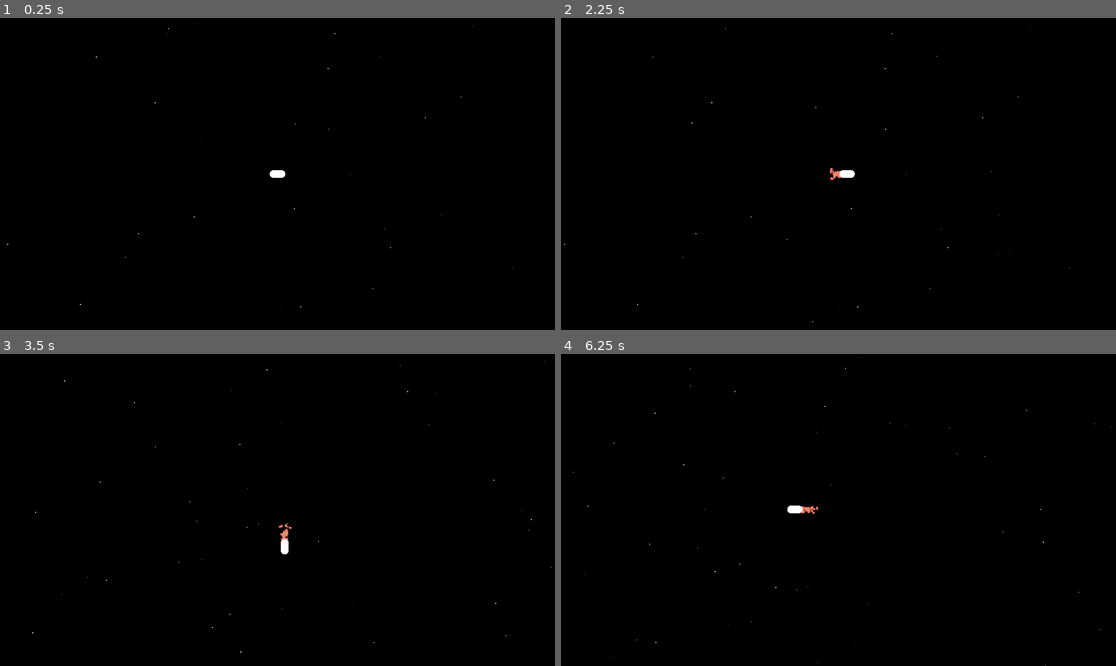
Above: before the commit, frames 1-4 (two rows, left to right).
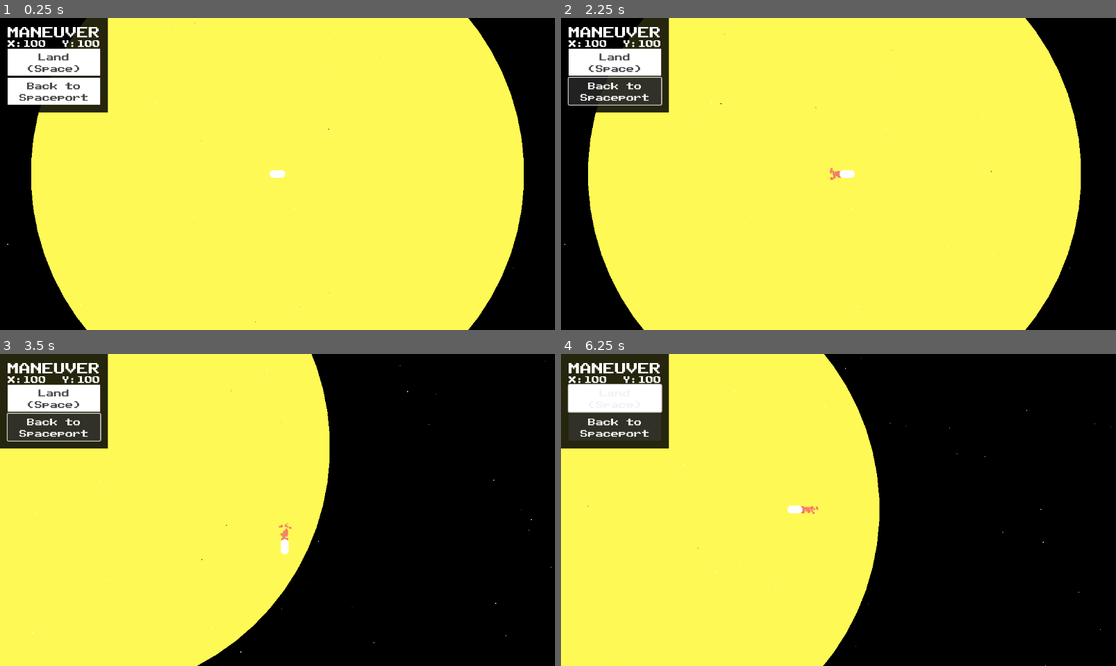
Above: after the commit, the same moments.

Repository: late-parrot/tsa-video-game-design-2026
Game: Godot game, scene res://scenes/maneuver.tscn
Same seed, same stepped clock (60 frames per second), same inputs: the game is played once before the commit and once after it. This scene is started directly instead of the project's main scene.
Inputs (mouse positions are in pixels of both pictures, inside the frame that each line leads up to):
- Up to frame 1 (0.25 s): no input
- Up to frame 2 (2.25 s): click (616, 61) at 0.5 s, where only the run after the commit has a clickable "Land (Space)"; click (616, 89) at 1.25 s, where only the run after the commit has a clickable "Back to Spaceport"; hold Right (right) from 2.03 s (still down)
- Up to frame 3 (3.5 s): release Right (right) at 2.78 s; hold Down (down) from 2.78 s (still down)
- Up to frame 4 (6.25 s): release Down (down) at 3.53 s; hold Right (right) 3.53-4.28 s; hold Up (up) 4.28-5.03 s; hold Left (left) from 5.03 s (still down)

The runs differ from the first frame. In frame 1, 84% of the frame differs, in the area x 1-95%, y 0-100%; in frame 2, 84%; in frame 3, 54%; in frame 4, 54%.

Commit message:
Add basic UI and placehoder planets

Diff:
--- /dev/null
+++ b/resources/theme.tres
@@ -0,0 +1,24 @@
+[gd_resource type="Theme" load_steps=4 format=3 uid="uid://di0u5lyy4etar"]
+
+[ext_resource type="FontFile" uid="uid://ds0ykayo4mldk" path="res://assets/PublicPixel.ttf" id="1_d4nwg"]
+
+[sub_resource type="StyleBoxFlat" id="StyleBoxFlat_d4nwg"]
+content_margin_left = 8.0
+content_margin_top = 8.0
+content_margin_right = 8.0
+content_margin_bottom = 8.0
+bg_color = Color(1, 1, 1, 1)
+
+[sub_resource type="StyleBoxFlat" id="StyleBoxFlat_7ct1h"]
+bg_color = Color(0, 0, 0, 0.8509804)
+
+[resource]
+default_font = ExtResource("1_d4nwg")
+Button/colors/font_color = Color(0.2811873, 0.28118667, 0.2811868, 1)
+Button/constants/line_spacing = 8
+Button/styles/normal = SubResource("StyleBoxFlat_d4nwg")
+MarginContainer/constants/margin_bottom = 16
+MarginContainer/constants/margin_left = 16
+MarginContainer/constants/margin_right = 16
+MarginContainer/constants/margin_top = 16
+PanelContainer/styles/panel = SubResource("StyleBoxFlat_7ct1h")
--- a/scenes/disembark_player.tscn
+++ b/scenes/disembark_player.tscn
@@ -50,7 +50,7 @@
 position = Vector2(8, 8)
 shape = SubResource("RectangleShape2D_todaf")
 
-[node name="GPUParticles2D" type="GPUParticles2D" parent="."]
+[node name="Treads" type="GPUParticles2D" parent="."]
 visible = false
 modulate = Color(0, 0, 0, 0.2)
 position = Vector2(8, 8)
--- a/scenes/maneuver.tscn
+++ b/scenes/maneuver.tscn
@@ -1,6 +1,21 @@
-[gd_scene load_steps=9 format=3 uid="uid://dwsidhkts8v1c"]
+[gd_scene load_steps=14 format=3 uid="uid://dwsidhkts8v1c"]
 
+[ext_resource type="PackedScene" uid="uid://c5h2bmcfooygk" path="res://scenes/maneuver_overlay.tscn" id="1_40ujs"]
 [ext_resource type="PackedScene" uid="uid://gvgpvaqcuuwx" path="res://scenes/maneuver_player.tscn" id="1_le8cj"]
+
+[sub_resource type="CircleShape2D" id="CircleShape2D_40ujs"]
+radius = 512.0
+
+[sub_resource type="SphereMesh" id="SphereMesh_n7xhb"]
+radius = 512.0
+height = 1024.0
+
+[sub_resource type="CircleShape2D" id="CircleShape2D_n7xhb"]
+radius = 128.0
+
+[sub_resource type="SphereMesh" id="SphereMesh_ytq0j"]
+radius = 128.0
+height = 265.0
 
 [sub_resource type="Gradient" id="Gradient_o5qli"]
 colors = PackedColorArray(1, 1, 1, 1, 1, 1, 1, 1)
@@ -35,15 +50,40 @@
 
 [node name="Maneuver" type="Node2D"]
 
+[node name="Planets" type="Node2D" parent="."]
+
+[node name="Sun" type="Area2D" parent="Planets"]
+
+[node name="CollisionShape2D" type="CollisionShape2D" parent="Planets/Sun"]
+shape = SubResource("CircleShape2D_40ujs")
+
+[node name="Sprite2D" type="Sprite2D" parent="Planets/Sun"]
+
+[node name="MeshInstance2D" type="MeshInstance2D" parent="Planets/Sun/Sprite2D"]
+modulate = Color(1, 0.97406006, 0.3359375, 1)
+mesh = SubResource("SphereMesh_n7xhb")
+
+[node name="Earth" type="Area2D" parent="Planets"]
+position = Vector2(1208, 848)
+
+[node name="CollisionShape2D" type="CollisionShape2D" parent="Planets/Earth"]
+shape = SubResource("CircleShape2D_n7xhb")
+
+[node name="Sprite2D" type="Sprite2D" parent="Planets/Earth"]
+
+[node name="MeshInstance2D" type="MeshInstance2D" parent="Planets/Earth/Sprite2D"]
+modulate = Color(0.2421875, 0.7158203, 1, 1)
+mesh = SubResource("SphereMesh_ytq0j")
+
 [node name="ManeuverPlayer" parent="." instance=ExtResource("1_le8cj")]
 
-[node name="Camera2D" type="Camera2D" parent="ManeuverPlayer"]
+[node name="Camera" type="Camera2D" parent="ManeuverPlayer"]
 position_smoothing_enabled = true
 
-[node name="CanvasLayer" type="CanvasLayer" parent="ManeuverPlayer"]
+[node name="Background" type="CanvasLayer" parent="ManeuverPlayer"]
 layer = -1
 
-[node name="ColorRect" type="ColorRect" parent="ManeuverPlayer/CanvasLayer"]
+[node name="ColorRect" type="ColorRect" parent="ManeuverPlayer/Background"]
 anchors_preset = 15
 anchor_right = 1.0
 anchor_bottom = 1.0
@@ -51,10 +91,14 @@
 grow_vertical = 2
 color = Color(0, 0, 0, 1)
 
-[node name="GPUParticles2D2" type="GPUParticles2D" parent="ManeuverPlayer"]
+[node name="Stars" type="GPUParticles2D" parent="ManeuverPlayer"]
 z_index = -1
 amount = 256
 texture = SubResource("GradientTexture2D_40ujs")
 lifetime = 10.0
 preprocess = 10.0
 process_material = SubResource("ParticleProcessMaterial_5jglc")
+
+[node name="UI" type="CanvasLayer" parent="."]
+
+[node name="ManeuverOverlay" parent="UI" instance=ExtResource("1_40ujs")]
--- /dev/null
+++ b/scenes/maneuver_overlay.tscn
@@ -0,0 +1,58 @@
+[gd_scene load_steps=4 format=3 uid="uid://c5h2bmcfooygk"]
+
+[ext_resource type="Theme" uid="uid://di0u5lyy4etar" path="res://resources/theme.tres" id="1_7gthf"]
+
+[sub_resource type="LabelSettings" id="LabelSettings_7gthf"]
+font_size = 24
+
+[sub_resource type="LabelSettings" id="LabelSettings_rn1gq"]
+
+[node name="ManeuverOverlay" type="Control"]
+layout_mode = 3
+anchors_preset = 15
+anchor_right = 1.0
+anchor_bottom = 1.0
+grow_horizontal = 2
+grow_vertical = 2
+theme = ExtResource("1_7gthf")
+
+[node name="Container" type="PanelContainer" parent="."]
+layout_mode = 0
+offset_right = 224.0
+offset_bottom = 196.0
+
+[node name="MarginContainer" type="MarginContainer" parent="Container"]
+layout_mode = 2
+
+[node name="VBoxContainer" type="VBoxContainer" parent="Container/MarginContainer"]
+layout_mode = 2
+
+[node name="Label" type="Label" parent="Container/MarginContainer/VBoxContainer"]
+layout_mode = 2
+size_flags_horizontal = 3
+text = "Maneuver"
+label_settings = SubResource("LabelSettings_7gthf")
+uppercase = true
+
+[node name="HBoxContainer" type="HBoxContainer" parent="Container/MarginContainer/VBoxContainer"]
+layout_mode = 2
+
+[node name="Label" type="Label" parent="Container/MarginContainer/VBoxContainer/HBoxContainer"]
+layout_mode = 2
+size_flags_horizontal = 3
+text = "X:100"
+label_settings = SubResource("LabelSettings_rn1gq")
+
+[node name="Label2" type="Label" parent="Container/MarginContainer/VBoxContainer/HBoxContainer"]
+layout_mode = 2
+text = "Y:100"
+
+[node name="Land" type="Button" parent="Container/MarginContainer/VBoxContainer"]
+layout_mode = 2
+text = "Land
+(Space)"
+
+[node name="BackToSpaceport" type="Button" parent="Container/MarginContainer/VBoxContainer"]
+layout_mode = 2
+text = "Back to
+Spaceport"
--- a/scenes/maneuver_player.tscn
+++ b/scenes/maneuver_player.tscn
@@ -13,7 +13,7 @@
 
 [sub_resource type="Gradient" id="Gradient_w3xnj"]
 offsets = PackedFloat32Array(0, 0.8818182, 1)
-colors = PackedColorArray(1, 1, 1, 1, 1, 1, 1, 1, 0, 0, 0, 1)
+colors = PackedColorArray(1, 1, 1, 1, 1, 1, 1, 1, 1, 1, 1, 0)
 
 [sub_resource type="GradientTexture1D" id="GradientTexture1D_kb4mm"]
 gradient = SubResource("Gradient_w3xnj")
@@ -47,9 +47,10 @@
 height = 32.0
 
 [node name="ManeuverPlayer" type="CharacterBody2D"]
+z_index = 1
 script = ExtResource("1_xetyd")
 
-[node name="GPUParticles2D" type="GPUParticles2D" parent="."]
+[node name="Fire" type="GPUParticles2D" parent="."]
 modulate = Color(1, 0.51666665, 0.42000002, 1)
 position = Vector2(-14, 0)
 emitting = false
--- a/scripts/maneuver_player.gd
+++ b/scripts/maneuver_player.gd
@@ -11,9 +11,9 @@
 	if direction:
 		rotation = rotate_toward(rotation, direction.angle(), ROTATION_SPEED*delta)
 		velocity = velocity.move_toward(direction*SPEED, ACCELERATION*delta)
-		$GPUParticles2D.emitting = true
+		$Fire.emitting = true
 	else:
 		velocity = velocity.move_toward(Vector2.ZERO, FRICTION*delta)
-		$GPUParticles2D.emitting = false
+		$Fire.emitting = false
 
 	move_and_slide()
Binary file added: assets/PublicPixel.ttf
Not shown, added: assets/PublicPixel.ttf.import
